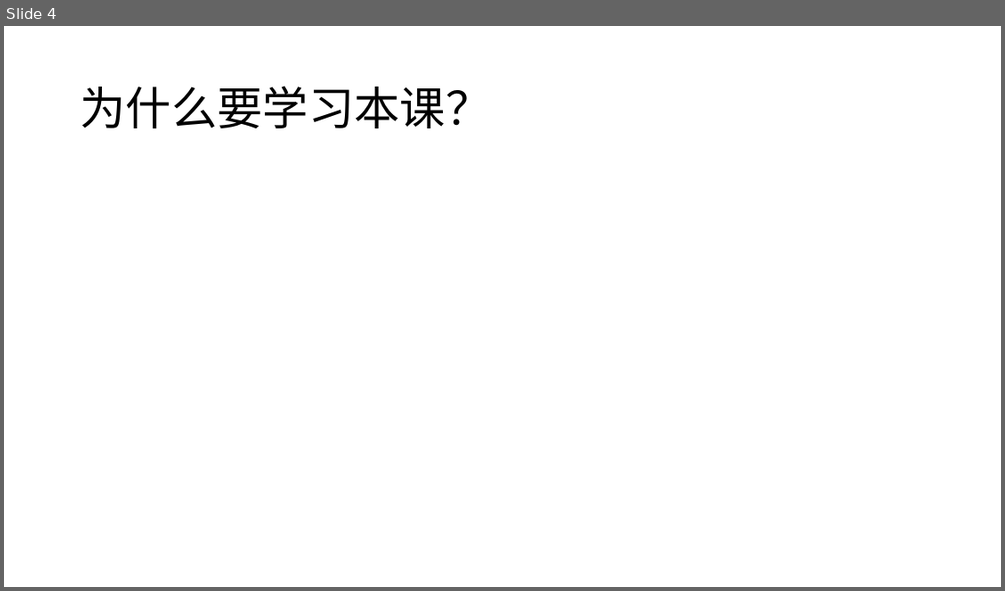
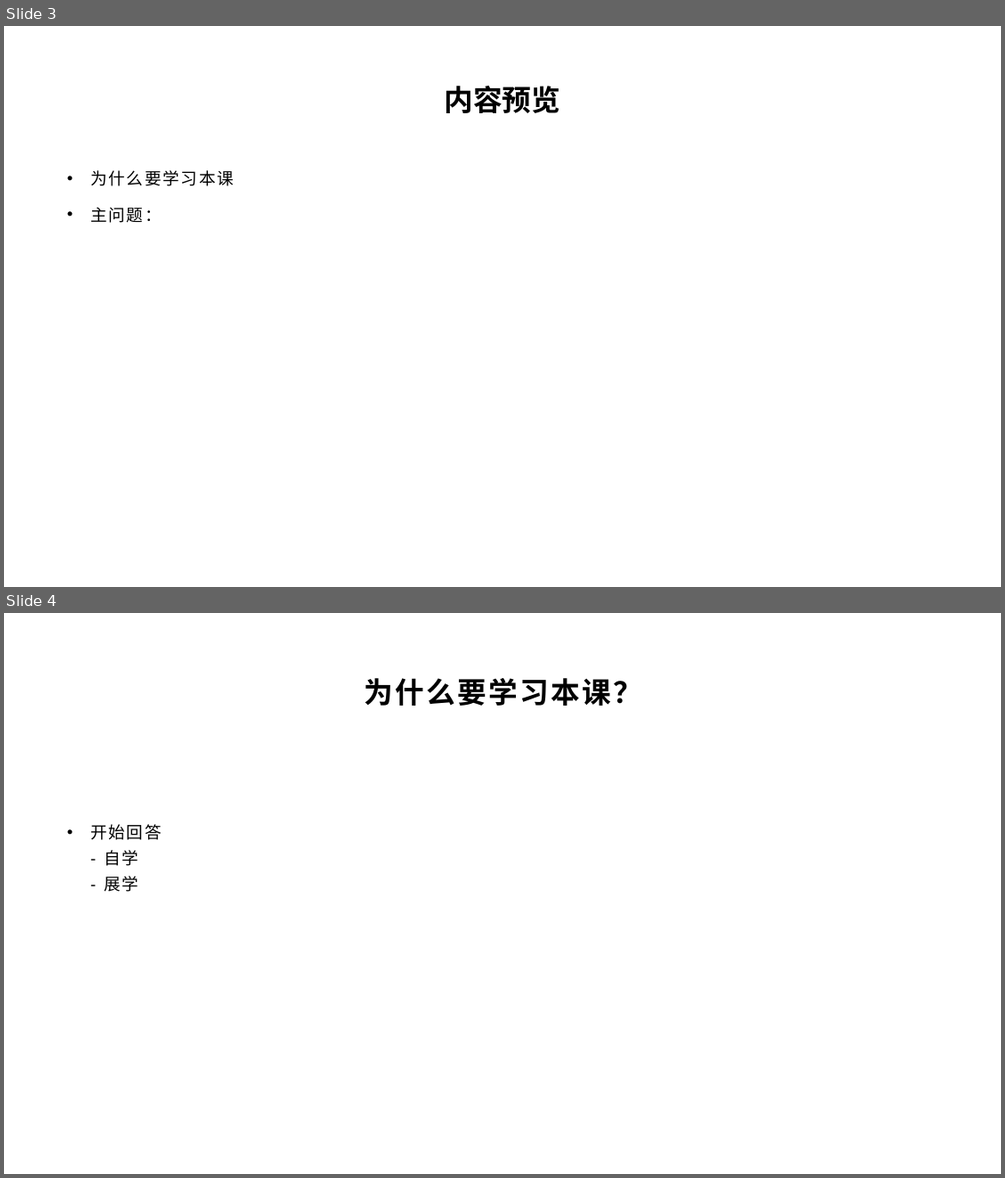
Before and after one commit to yyc-git/ModernGameEngineDesignEdu, a slide deck: 模板.pptx. Shown one above the other, each under a label of ours: slide 4 before the commit, slides 3 and 4 after it. The pictures are 1005x591 and 1005x1178 pixels, drawn with LibreOffice and Linux fonts; fonts in the diff are those of the drawing; background and template pictures are left out. Boxes give left, top, right and bottom in pixels: in the first picture for what was removed or moved away, otherwise in the second. Text is boxed around its words. In the diff, an @@ line names an element or a change of style, - is before the commit and + after.

```diff
--- a/模板.pptx
+++ b/模板.pptx
@@ slide 4 added at bbox=[4, 613, 1001, 1174], background picture (left out) @@
@@ title added at bbox=[364, 678, 642, 706], 28 pt, text #000000, bold @@
+为什么要学习本课？
@@ text added at bbox=[90, 824, 162, 892], 16 pt, text #000000 @@
+• 开始回答
+  - 自学
+  - 展学
@@ what was slide 4 is now slide 3 @@
@@ slide 3 changed as well @@
@@ text added at bbox=[445, 86, 561, 113], 28 pt, text #000000, bold @@
+内容预览
@@ text "为什么要学习本课" at bbox=[90, 170, 234, 223]: vertical alignment middle to top @@
@@ text at bbox=[90, 170, 234, 223]: text changed; size 44 to 16 pt; font Calibri to Arial @@
-为什么要学习本课？
+• 为什么要学习本课
+• 主问题：
```
Also in this commit, not shown: 7 other slides changed, 8 other slides added, 7 slides removed, 5 other files.
